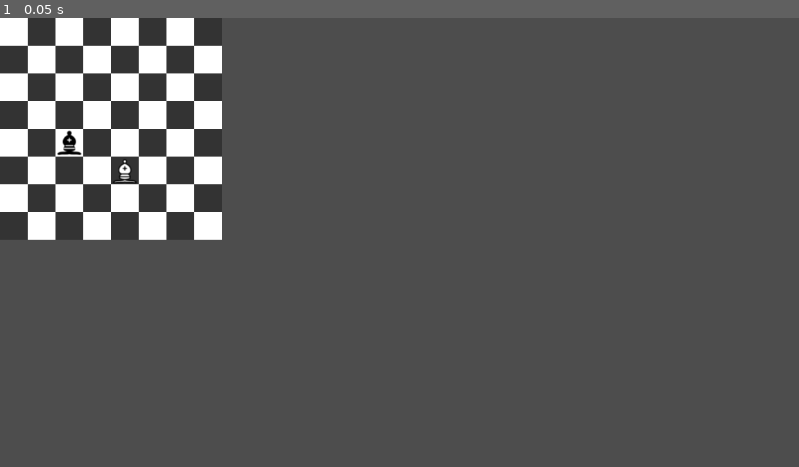
Above: before the commit, frame 1.
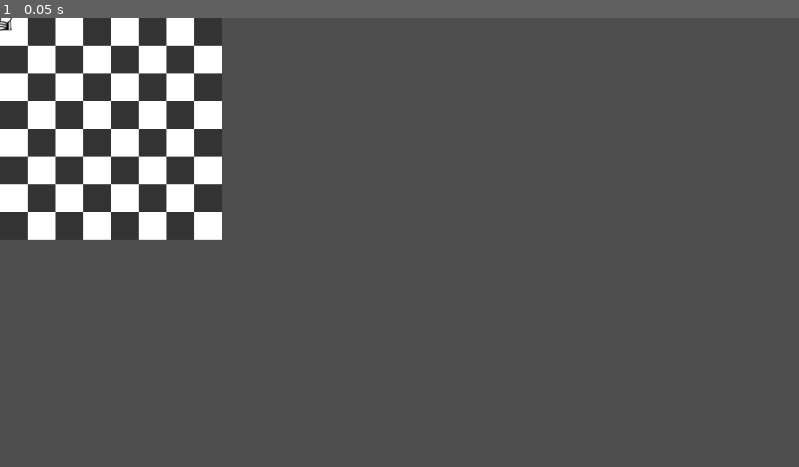
Above: after the commit, the same moment.

Repository: ugly-one/chess
Game: Godot game, scene res://main.tscn
The game is run twice, just before and just after one commit, with the same random seed, the same clock (stepped at 60 frames per second) and the same inputs.
Inputs:
- Up to frame 1 (0.05 s): no input

The runs differ from the first frame. In frame 1, 0.2% of the frame differs, in the area x 0-18%, y 0-37%.

Commit message:
trying to make creation of pieces as easy process as possible

Diff:
--- a/main.gd
+++ b/main.gd
@@ -1,6 +1,25 @@
 extends Node2D
 
 var currentPlayer = Enums.Player.WHITE
+
+func _ready():
+	var pieceScene = preload("res://piece.tscn")
+	var bishopMovement = preload("res://movement/bishop_movement.tscn").instantiate()
+	var knightMovement = preload("res://movement/knight_movement.tscn").instantiate()
+	var kingMovement = preload("res://movement/king_movement.tscn").instantiate()
+	kingMovement.player = Enums.Player.WHITE
+	knightMovement.player = Enums.Player.BLACK
+	bishopMovement.player = Enums.Player.BLACK
+
+	var bishop = pieceScene.instantiate()
+	bishop.init(bishopMovement)
+	add_child(bishop)
+	var knight = pieceScene.instantiate()
+	knight.init(knightMovement)
+	add_child(knight)
+	var king = pieceScene.instantiate()
+	king.init(kingMovement)
+	add_child(king)
 
 func _on_piece_moved():
 	if currentPlayer == Enums.Player.WHITE:
@@ -15,10 +34,3 @@
 				child.enable()
 			else:
 				child.disable()
-
-
-func _on_pawn_moved():
-	_on_piece_moved()
-
-func _on_rook_moved():
-	_on_piece_moved()
--- a/main.tscn
+++ b/main.tscn
@@ -1,17 +1,9 @@
-[gd_scene load_steps=5 format=3 uid="uid://dredpslxvxlbe"]
+[gd_scene load_steps=3 format=3 uid="uid://dredpslxvxlbe"]
 
 [ext_resource type="PackedScene" uid="uid://debbhx7xeg5xv" path="res://board.tscn" id="1_6sajw"]
 [ext_resource type="Script" path="res://main.gd" id="1_ci57b"]
-[ext_resource type="PackedScene" uid="uid://dkbtaprjfa3jl" path="res://pieces/black_bishop.tscn" id="4_iv26b"]
-[ext_resource type="PackedScene" uid="uid://bvkm35wt5oehp" path="res://pieces/white_bishop.tscn" id="10_pjwdq"]
 
 [node name="main" type="Node2D"]
 script = ExtResource("1_ci57b")
 
 [node name="board" parent="." instance=ExtResource("1_6sajw")]
-
-[node name="white_bishop" parent="." instance=ExtResource("10_pjwdq")]
-position = Vector2(180, 221)
-
-[node name="black_bishop" parent="." instance=ExtResource("4_iv26b")]
-position = Vector2(100, 180)
--- a/movement/bishop_movement.gd
+++ b/movement/bishop_movement.gd
@@ -1,7 +1,13 @@
 extends Movement
+class_name BishopMovement
 
-func can_move(current_position: Vector2, new_position: Vector2, player: Enums.Player) -> bool:
+var player: Enums.Player
+
+func can_move(current_position: Vector2, new_position: Vector2) -> bool:
 	var move_vector = abs(new_position-current_position)
 	if (move_vector.x == move_vector.y):
 		return true
 	return false
+
+func get_texture():
+	return _get_texture(player, "bishop")
--- a/movement/king_movement.gd
+++ b/movement/king_movement.gd
@@ -1,6 +1,12 @@
 extends Movement
+class_name KingMovement
 
-func can_move(current_position: Vector2, new_position: Vector2, player: Enums.Player) -> bool:
+var player: Enums.Player
+
+func can_move(current_position: Vector2, new_position: Vector2) -> bool:
 	if abs(new_position.x - current_position.x) <= 1 and abs(new_position.y - current_position.y) <= 1:
 		return true
 	return false
+
+func get_texture():
+	return _get_texture(player, "king")
--- a/movement/knight_movement.gd
+++ b/movement/knight_movement.gd
@@ -1,8 +1,14 @@
 extends Movement
+class_name KnightMovement
 
-func can_move(current_position: Vector2, new_position: Vector2, player: Enums.Player) -> bool:
+var player: Enums.Player
+
+func can_move(current_position: Vector2, new_position: Vector2) -> bool:
 	if abs(new_position.x - current_position.x) == 1 and abs(new_position.y - current_position.y) == 2:
 		return true
 	if abs(new_position.x - current_position.x) == 2 and abs(new_position.y - current_position.y) == 1:
 		return true
 	return false
+
+func get_texture():
+	return _get_texture(player, "knight")
--- a/movement/movement.gd
+++ b/movement/movement.gd
@@ -2,5 +2,10 @@
 
 class_name Movement
 
-func can_move(current_position: Vector2, new_position: Vector2, player: Enums.Player) -> bool:
+func can_move(_current_position: Vector2, _new_position: Vector2) -> bool:
 	return false
+
+func _get_texture(player: Enums.Player, piece):
+	var color = "white" if player == Enums.Player.WHITE else "black"
+	var image = Image.load_from_file("res://assets/" + color + "_" + piece + ".svg")
+	return ImageTexture.create_from_image(image)
--- a/movement/pawn_movement.gd
+++ b/movement/pawn_movement.gd
@@ -1,6 +1,9 @@
 extends Movement
+class_name PawnMovement
 
-func can_move(current_position: Vector2, new_position: Vector2, player: Enums.Player) -> bool:
+var player: Enums.Player
+
+func can_move(current_position: Vector2, new_position: Vector2) -> bool:
 	if (current_position.y == new_position.y):
 		return false
 	if (new_position.x != current_position.x):
@@ -15,3 +18,6 @@
 			return true
 		else:
 			return false
+
+func get_texture():
+	return _get_texture(player, "pawn")
--- a/movement/queen_movement.gd
+++ b/movement/queen_movement.gd
@@ -1,6 +1,9 @@
 extends Movement
+class_name QueenMovement
 
-func can_move(current_position: Vector2, new_position: Vector2, player: Enums.Player) -> bool:
+var player: Enums.Player
+
+func can_move(current_position: Vector2, new_position: Vector2) -> bool:
 	var move_vector = abs(new_position-current_position)
 	if (move_vector.x == move_vector.y):
 		return true
@@ -9,3 +12,6 @@
 	if (new_position.x == current_position.x):
 		return true
 	return false
+
+func get_texture():
+	return _get_texture(player, "queen")
--- a/movement/rock_movement.gd
+++ b/movement/rock_movement.gd
@@ -1,8 +1,14 @@
 extends Movement
+class_name RockMovement
 
-func can_move(current_position: Vector2, new_position: Vector2, player: Enums.Player) -> bool:
+var player: Enums.Player
+
+func can_move(current_position: Vector2, new_position: Vector2) -> bool:
 	if (current_position.y == new_position.y):
 		return true
 	if (new_position.x == current_position.x):
 		return true
 	return false
+
+func get_texture():
+	return _get_texture(player, "rock")
--- a/piece.gd
+++ b/piece.gd
@@ -1,4 +1,5 @@
 extends StaticBody2D
+class_name Piece
 
 signal dropped
 signal moved
@@ -7,11 +8,17 @@
 var can_drag = false
 var dragging = false
 var startingPosition
+var texture
 @export var movement: Movement
-@export var player: Enums.Player
+@onready var sprite_2d = %Sprite2D
 
 func _ready():
+	sprite_2d.texture = texture
 	pass
+
+func init(movement: Movement):
+	self.movement = movement
+	self.texture = movement.get_texture()
 
 func _input(event):
 
@@ -42,7 +49,7 @@
 		position = event.position
 
 func move2(current_position:Vector2, new_position: Vector2):
-	var can_move = movement.can_move(current_position, new_position, player)
+	var can_move = movement.can_move(current_position, new_position)
 	if (can_move == false):
 		move(current_position)
 	else:
--- a/piece.tscn
+++ b/piece.tscn
@@ -1,6 +1,7 @@
-[gd_scene load_steps=3 format=3 uid="uid://cxdda8ba8ejd3"]
+[gd_scene load_steps=4 format=3 uid="uid://cxdda8ba8ejd3"]
 
 [ext_resource type="Script" path="res://piece.gd" id="1_4imls"]
+[ext_resource type="Texture2D" uid="uid://dqis2lfbthgxh" path="res://assets/black_bishop.svg" id="2_c56nh"]
 
 [sub_resource type="RectangleShape2D" id="RectangleShape2D_pv3gf"]
 size = Vector2(40, 40)
@@ -12,5 +13,9 @@
 [node name="CollisionShape2D" type="CollisionShape2D" parent="."]
 shape = SubResource("RectangleShape2D_pv3gf")
 
+[node name="Sprite2D" type="Sprite2D" parent="."]
+unique_name_in_owner = true
+texture = ExtResource("2_c56nh")
+
 [connection signal="mouse_shape_entered" from="." to="." method="_on_mouse_shape_entered"]
 [connection signal="mouse_shape_exited" from="." to="." method="_on_mouse_shape_exited"]
--- a/pieces/black_bishop.tscn
+++ /dev/null
@@ -1,14 +0,0 @@
-[gd_scene load_steps=4 format=3 uid="uid://dkbtaprjfa3jl"]
-
-[ext_resource type="PackedScene" uid="uid://cxdda8ba8ejd3" path="res://piece.tscn" id="1_igjlc"]
-[ext_resource type="PackedScene" uid="uid://dmjjd2d2cnpo7" path="res://movement/bishop_movement.tscn" id="2_kl7ix"]
-[ext_resource type="Texture2D" uid="uid://dqis2lfbthgxh" path="res://assets/black_bishop.svg" id="3_m8h8v"]
-
-[node name="piece" node_paths=PackedStringArray("movement") instance=ExtResource("1_igjlc")]
-movement = NodePath("bishop_movement")
-player = 1
-
-[node name="bishop_movement" parent="." index="1" instance=ExtResource("2_kl7ix")]
-
-[node name="Sprite2D" type="Sprite2D" parent="." index="2"]
-texture = ExtResource("3_m8h8v")
--- a/pieces/white_bishop.tscn
+++ /dev/null
@@ -1,13 +0,0 @@
-[gd_scene load_steps=4 format=3 uid="uid://bvkm35wt5oehp"]
-
-[ext_resource type="PackedScene" uid="uid://cxdda8ba8ejd3" path="res://piece.tscn" id="1_afdnl"]
-[ext_resource type="PackedScene" uid="uid://dmjjd2d2cnpo7" path="res://movement/bishop_movement.tscn" id="2_7jacb"]
-[ext_resource type="Texture2D" uid="uid://dy6meu3wvafaw" path="res://assets/white_bishop.svg" id="3_y12c7"]
-
-[node name="piece" node_paths=PackedStringArray("movement") instance=ExtResource("1_afdnl")]
-movement = NodePath("bishop_movement")
-
-[node name="bishop_movement" parent="." index="1" instance=ExtResource("2_7jacb")]
-
-[node name="Sprite2D" type="Sprite2D" parent="." index="2"]
-texture = ExtResource("3_y12c7")
